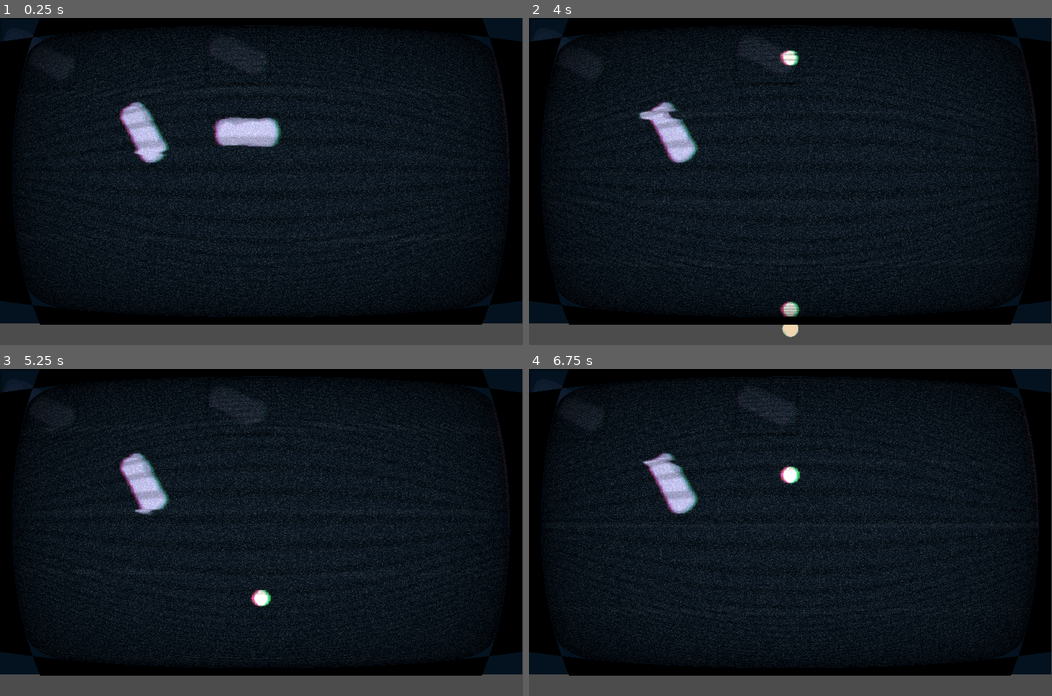
Above: before the commit, frames 1-4 (two rows, left to right).
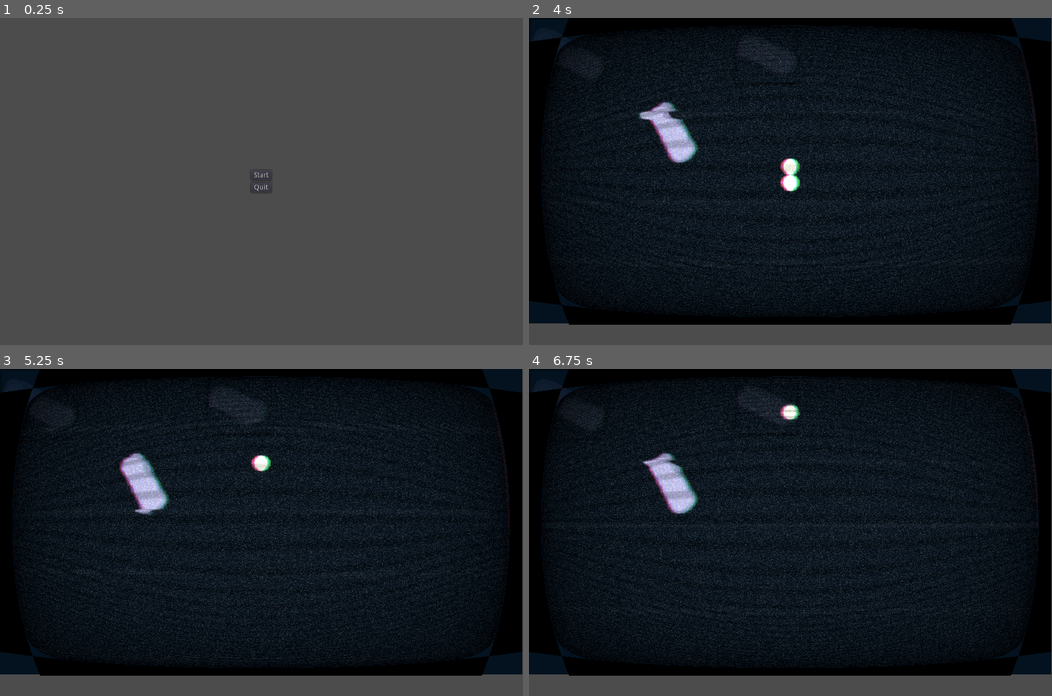
Above: after the commit, the same moments.

Repository: 0xOnyx/UpsiJam2.0
Game: Godot game, scene res://startscreen/StartScreen.tscn
Same seed, same stepped clock (60 frames per second), same inputs: the game is played once before the commit and once after it. Before the commit the project starts from res://level/level.tscn.
Inputs (mouse positions are in pixels of both pictures, inside the frame that each line leads up to):
- Up to frame 1 (0.25 s): no input
- Up to frame 2 (4 s): click (790, 174) at 0.5 s, where only the run after the commit has a clickable "Start"
- Up to frame 3 (5.25 s): no input
- Up to frame 4 (6.75 s): no input

The runs differ from the first frame. In frame 1, 94% of the frame differs, in the area x 0-100%, y 0-94%; in frame 2, 0.7%; in frame 3, 0.3%; in frame 4, 0.3%.

Commit message:
start screen

Diff:
--- a/project.godot
+++ b/project.godot
@@ -11,7 +11,7 @@
 [application]
 
 config/name="Upsi Jam 2 . 0"
-run/main_scene="res://level/level.tscn"
+run/main_scene="res://startscreen/StartScreen.tscn"
 config/icon="res://icon.png"
 
 [display]
